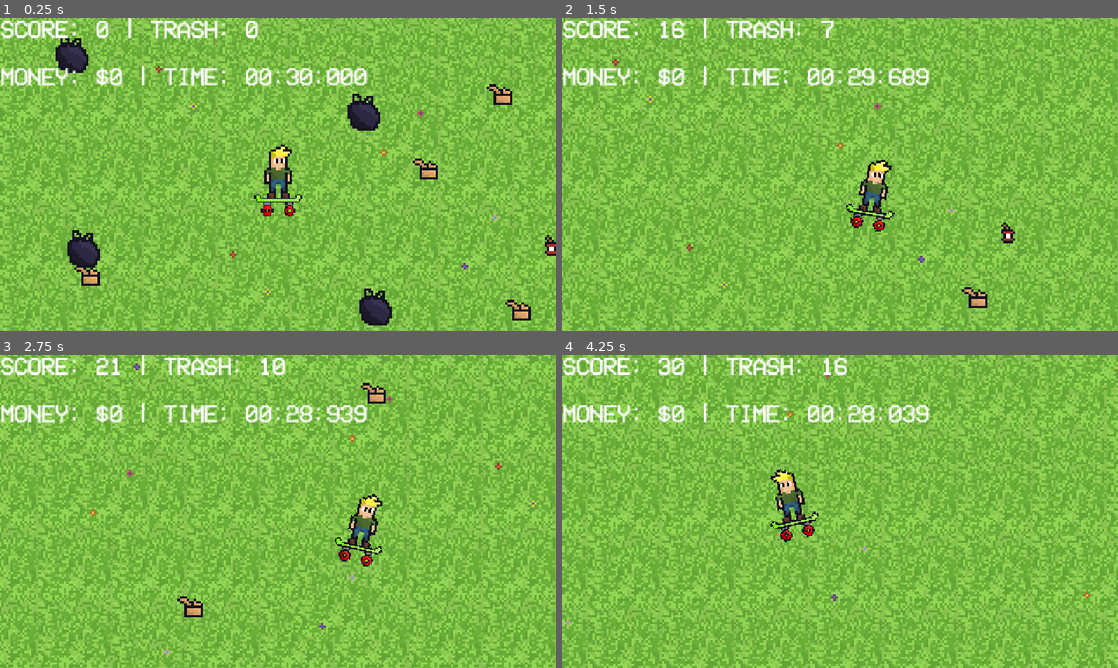
Above: before the commit, frames 1-4 (two rows, left to right).
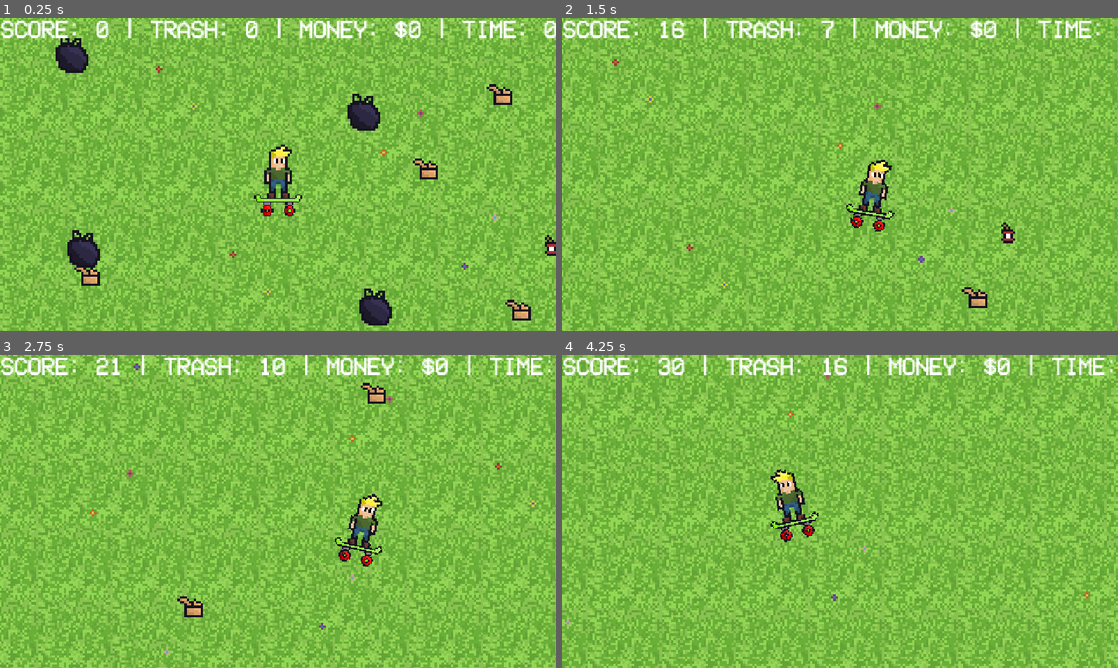
Above: after the commit, the same moments.

Repository: Zacharger0/Clean-Up-The-Town
Game: Godot game, scene res://world/world.tscn
Two runs of this game, one before a commit and one after it. Both use one fixed random seed, a clock stepped at 60 frames per second and the inputs below.
Inputs:
- Up to frame 1 (0.25 s): no input
- Up to frame 2 (1.5 s): tap Enter (ui_accept) at 0.5, 0.77 s; hold D (right) 0.53-1.28 s; hold E (recycle) 0.53-1.28 s; hold S (down) from 1.28 s (still down); tap E (recycle) at 1.35 s
- Up to frame 3 (2.75 s): tap Enter (ui_accept) at 1.52 s; release S (down) at 2.03 s; hold D (right) from 2.03 s (still down); hold Shift (sprint) from 2.03 s (still down); tap E (recycle) at 2.3 s
- Up to frame 4 (4.25 s): release D (right) at 2.78 s; release Shift (sprint) at 2.78 s; hold W (up) 2.78-3.53 s; tap E (recycle) at 2.85 s; tap Enter (ui_accept) at 3.02, 3.77 s; hold A (left) from 3.53 s (still down); hold E (recycle) from 3.53 s (still down)

The runs differ from the first frame. In frame 1, 2.8% of the frame differs, in the area x 0-100%, y 0-22%; in frame 2, 2.6%; in frame 3, 2.7%; in frame 4, 2.7%.

Commit message:
add sfx & fix double trigger
added money SFX
and fixed trash collect double trigger where you'd get tons of money and tons of trash would visually tween to the can

Diff:
--- a/recycle_bin.gd
+++ b/recycle_bin.gd
@@ -4,6 +4,7 @@
 @onready var prompt_label: Label = $Label
 @onready var score_manager = get_tree().get_first_node_in_group("score_manager")
 @onready var recycle_sfx: AudioStreamPlayer2D = $RecycleSFX
+@onready var money_sfx: AudioStreamPlayer2D = $MoneySFX  # <- NEW
 
 var player_near := false
 var hold_time := 0.0
@@ -13,7 +14,7 @@
 func _ready() -> void:
 	progress_bar.custom_minimum_size = Vector2(200, 20)
 
-	# --- Black border ---
+	# --- Black background frame ---
 	var border := StyleBoxFlat.new()
 	border.bg_color = Color.BLACK
 	border.set_border_width_all(3)
@@ -21,7 +22,7 @@
 	border.set_corner_radius_all(3)
 	progress_bar.add_theme_stylebox_override("background", border)
 
-	# --- Green fill ---
+	# --- Green fill style ---
 	var fill := StyleBoxFlat.new()
 	fill.bg_color = Color(0, 1, 0)
 	fill.set_corner_radius_all(3)
@@ -33,8 +34,10 @@
 	connect("body_entered", Callable(self, "_on_body_entered"))
 	connect("body_exited", Callable(self, "_on_body_exited"))
 
-# -------------------------------------------------------------------
-
+	# --- Link with ScoreManager for money tick events ---
+	score_manager = get_tree().get_first_node_in_group("score_manager")
+	if score_manager:
+		score_manager.connect("money_tick", Callable(self, "_on_money_tick"))
 func _process(delta: float) -> void:
 	if not score_manager:
 		score_manager = get_tree().get_first_node_in_group("score_manager")
@@ -59,8 +62,6 @@
 	else:
 		hold_time = 0.0
 
-# -------------------------------------------------------------------
-
 func _on_body_entered(body: Node) -> void:
 	if body.is_in_group("player"):
 		player_near = true
@@ -74,17 +75,11 @@
 		progress_bar.visible = false
 		hold_time = 0.0
 
-# -------------------------------------------------------------------
-
 func _start_recycle_animation() -> void:
 	prompt_label.visible = false
 	progress_bar.visible = false
 
 	if not score_manager:
-		score_manager = get_tree().get_first_node_in_group("score_manager")
-	if not score_manager:
-		push_warning("⚠️ ScoreManager not found in group 'score_manager'")
-		recycling = false
 		return
 
 	var total_trash_value: int = score_manager.total_trash_value
@@ -94,31 +89,62 @@
 		prompt_label.visible = true
 		return
 
-	# Play SFX and shake
 	if recycle_sfx:
 		recycle_sfx.pitch_scale = randf_range(0.75, 1.25)
 		recycle_sfx.play()
 	_shake_bin()
-
 	_spawn_recycle_trash(total_trash_value)
 
-	# Calculate money before resetting
-	var earned_money := int(total_trash_value / 10)
-	if earned_money > 0:
-		_show_money_popup(earned_money)
-
-	# Give money and reset trash
+	# Only trigger logic once
 	score_manager.recycle_trash()
-
 	recycling = false
 	hold_time = 0.0
 	prompt_label.text = "Hold [E] to recycle"
 	prompt_label.visible = true
 
-# -------------------------------------------------------------------
+# --- POPUP AND SOUND ---
+
+func _show_money_popup(amount: int) -> void:
+	if amount <= 0:
+		return
+
+	var popup := Label.new()
+	popup.text = "+$%d" % amount
+	popup.modulate = Color(0.2, 1.0, 0.2, 1.0)  # brighter green
+	popup.scale = Vector2(1.0, 1.0)
+	popup.set("theme_override_font_sizes/font_size", 28)
+	popup.set("theme_override_colors/font_color", Color(0.2, 1.0, 0.2))
+	popup.set("theme_override_font_weights/bold", 800)
+	popup.global_position = global_position + Vector2(-20, -150)  # higher above bin
+	add_child(popup)
+
+	# Play money sound effect
+	if money_sfx:
+		money_sfx.pitch_scale = randf_range(0.9, 1.1)
+		money_sfx.play()
+
+	# Tween: pop-in scale, then float upward and fade
+	var tween := create_tween()
+	popup.scale = Vector2(0.5, 0.5)
+	tween.tween_property(popup, "scale", Vector2(1.2, 1.2), 0.15).set_trans(Tween.TRANS_BACK)
+	tween.tween_property(popup, "scale", Vector2(1.0, 1.0), 0.1)
+	tween.tween_property(popup, "position:y", popup.position.y - 60, 0.9).set_trans(Tween.TRANS_SINE)
+	tween.parallel().tween_property(popup, "modulate:a", 0.0, 0.9)
+	tween.tween_callback(popup.queue_free)
+
+# --- SHAKE ANIMATION ---
+
+func _shake_bin() -> void:
+	var tween := create_tween()
+	var original_pos := position
+	tween.tween_property(self, "position", original_pos + Vector2(5, 0), 0.05)
+	tween.tween_property(self, "position", original_pos - Vector2(5, 0), 0.05)
+	tween.tween_property(self, "position", original_pos, 0.05)
+
+# --- VISUAL TRASH BURST ---
 
 func _spawn_recycle_trash(total_value: int) -> void:
-	var player: Node2D = get_tree().get_first_node_in_group("player") as Node2D
+	var player := get_tree().get_first_node_in_group("player") as Node2D
 	if player == null:
 		return
 
@@ -130,42 +156,14 @@
 	]
 
 	for i in range(num_trash):
-		var trash_sprite: Sprite2D = Sprite2D.new()
+		var trash_sprite := Sprite2D.new()
 		trash_sprite.texture = trash_textures[randi() % trash_textures.size()]
 		trash_sprite.global_position = player.global_position
 		add_child(trash_sprite)
 
-		var arc_offset: Vector2 = Vector2(randf_range(-40, 40), -randf_range(60, 120))
-		var mid_pos: Vector2 = player.global_position + arc_offset
-		var tween: Tween = create_tween()
+		var arc_offset := Vector2(randf_range(-40, 40), -randf_range(60, 120))
+		var mid_pos := player.global_position + arc_offset
+		var tween := create_tween()
 		tween.tween_property(trash_sprite, "global_position", mid_pos, 0.25).set_trans(Tween.TRANS_SINE)
 		tween.tween_property(trash_sprite, "global_position", global_position, 0.35).set_trans(Tween.TRANS_SINE)
 		tween.tween_callback(trash_sprite.queue_free)
-
-# -------------------------------------------------------------------
-
-func _shake_bin() -> void:
-	var tween: Tween = create_tween()
-	var original_pos: Vector2 = position
-	tween.tween_property(self, "position", original_pos + Vector2(5, 0), 0.05)
-	tween.tween_property(self, "position", original_pos - Vector2(5, 0), 0.05)
-	tween.tween_property(self, "position", original_pos, 0.05)
-
-# -------------------------------------------------------------------
-# 💸 Floating "+Money" Animation
-# -------------------------------------------------------------------
-
-func _show_money_popup(amount: int) -> void:
-	var label := Label.new()
-	label.text = "+$%d" % amount
-	label.modulate = Color(0.2, 1.0, 0.2)
-	label.set("theme_override_font_sizes/font_size", 20)
-	label.position = Vector2(0, -30)  # start slightly above bin
-	label.anchor_left = 0.5
-	label.anchor_top = 0.5
-	add_child(label)
-
-	var tween := create_tween()
-	tween.tween_property(label, "position:y", label.position.y - 40, 0.6)
-	tween.tween_property(label, "modulate:a", 0.0, 0.6)
-	tween.tween_callback(label.queue_free)
--- a/scenes/recycle_bin.tscn
+++ b/scenes/recycle_bin.tscn
@@ -1,8 +1,9 @@
-[gd_scene load_steps=5 format=3 uid="uid://bjoxvbfhshxge"]
+[gd_scene load_steps=6 format=3 uid="uid://bjoxvbfhshxge"]
 
 [ext_resource type="Script" uid="uid://c2rs0dyqoh8xd" path="res://recycle_bin.gd" id="1_mgr5a"]
 [ext_resource type="Texture2D" uid="uid://c0tpq2qfv1b4q" path="res://sprites/trashcan.png" id="2_q7cin"]
 [ext_resource type="AudioStream" uid="uid://daktnj5nxewtf" path="res://sfx/whoosh.mp3" id="3_q7cin"]
+[ext_resource type="AudioStream" uid="uid://dcbgij3iwg65g" path="res://sfx/Cash Register (Kaching) - Sound Effect (HD).mp3" id="4_576ct"]
 
 [sub_resource type="CircleShape2D" id="CircleShape2D_576ct"]
 
@@ -32,3 +33,7 @@
 [node name="RecycleSFX" type="AudioStreamPlayer2D" parent="."]
 stream = ExtResource("3_q7cin")
 volume_db = -10.0
+
+[node name="MoneySFX" type="AudioStreamPlayer2D" parent="."]
+stream = ExtResource("4_576ct")
+volume_db = -20.0
--- a/world/score_manager.gd
+++ b/world/score_manager.gd
@@ -4,84 +4,75 @@
 @onready var game_timer: Timer = $GameTimer
 @onready var game_over_label: Label = $GameOverLabel
 
-# --- Core Stats ---
-var total_trash_collected: int = 0      # total number of trash items picked up
-var total_trash_value: int = 0          # hidden value used for recycling
-var total_score: int = 0                # lifetime score (updates on pickup)
-var money: int = 0
-var game_time: float = 30.0             # seconds
-var ms_time_accum: float = 0.0          # internal accumulator for milliseconds
-
-# --- Signals ---
 signal score_updated(new_score: int)
 signal trash_collected(new_total: int)
 signal money_updated(new_money: int)
+signal money_tick
 signal timer_ended
 
-# ---------------------- SETUP ----------------------
+var total_trash_collected: int = 0
+var total_trash_value: int = 0
+var total_score: int = 0
+var money: int = 0
+var game_time: float = 30.0
 
 func _ready() -> void:
 	add_to_group("score_manager")
-	game_timer.wait_time = 0.01  # tick every 10ms for ms precision
+	game_timer.wait_time = 1.0
 	game_timer.autostart = true
 	game_timer.connect("timeout", Callable(self, "_on_game_timer_timeout"))
 	game_over_label.visible = false
 	_update_score_label()
 
-# ---------------------- ADD TRASH ----------------------
-
 func add_trash(value: int) -> void:
-	# Each trash gives immediate score but also adds hidden value for recycling
 	total_trash_collected += 1
-	total_trash_value += value     # used for money conversion later
-	total_score += value           # lifetime visible score
+	total_trash_value += value
+	total_score += value
 	trash_collected.emit(total_trash_collected)
 	score_updated.emit(total_score)
 	_update_score_label()
-
-# ---------------------- RECYCLE LOGIC ----------------------
 
 func recycle_trash() -> void:
 	if total_trash_value <= 0:
 		return
 
-	# Convert hidden trash value into money
-	var earned_money := int(total_trash_value / 10)
-	money += earned_money
-	total_trash_value = 0  # reset after recycling
+	var earned_money: int = int(total_trash_value / 10)
+	var added_money := 0
+	var trash_remaining := total_trash_value
 
+	while trash_remaining > 0:
+		await get_tree().create_timer(0.05).timeout
+		var decrease: int = min(2, trash_remaining)
+		trash_remaining -= decrease
+		total_trash_value = trash_remaining
+		total_trash_collected = trash_remaining
+
+		if added_money < earned_money:
+			money += 1
+			added_money += 1
+			money_tick.emit()  # 👈 tell recycle bin to do visual + sfx
+
+		_update_score_label()
+
+	total_trash_value = 0
+	total_trash_collected = 0
+	_update_score_label()
 	money_updated.emit(money)
-	_update_score_label()
-
-# ---------------------- TIMER (with milliseconds) ----------------------
 
 func _on_game_timer_timeout() -> void:
-	game_time -= 0.01
+	game_time -= 1
 	if game_time <= 0:
-		game_time = 0
 		game_timer.stop()
 		timer_ended.emit()
 		_show_game_over()
 	_update_score_label()
 
-# ---------------------- UPDATE LABEL ----------------------
-
 func _update_score_label() -> void:
-	var total_ms := int((game_time - int(game_time)) * 1000)
 	var minutes := int(game_time) / 60
 	var seconds := int(game_time) % 60
-
-	score_label.text = "SCORE: %d | TRASH: %d\n
-						MONEY: $%d | TIME: %02d:%02d:%03d" % [
-		total_score,
-		total_trash_collected,
-		money,
-		minutes,
-		seconds,
-		total_ms
+	score_label.text = "SCORE: %d | TRASH: %d | MONEY: $%d | TIME: %02d:%02d" % [
+		total_score, total_trash_collected, money, minutes, seconds
 	]
-
-# ---------------------- GAME OVER ----------------------
 
 func _show_game_over() -> void:
 	game_over_label.text = "GAME OVER\nScore: %d" % total_score
Not shown, added: sfx/Cash Register (Kaching) - Sound Effect (HD).mp3.import
Not shown, added: sfx/Cash Register (Kaching) - Sound Effect (HD).mp3
